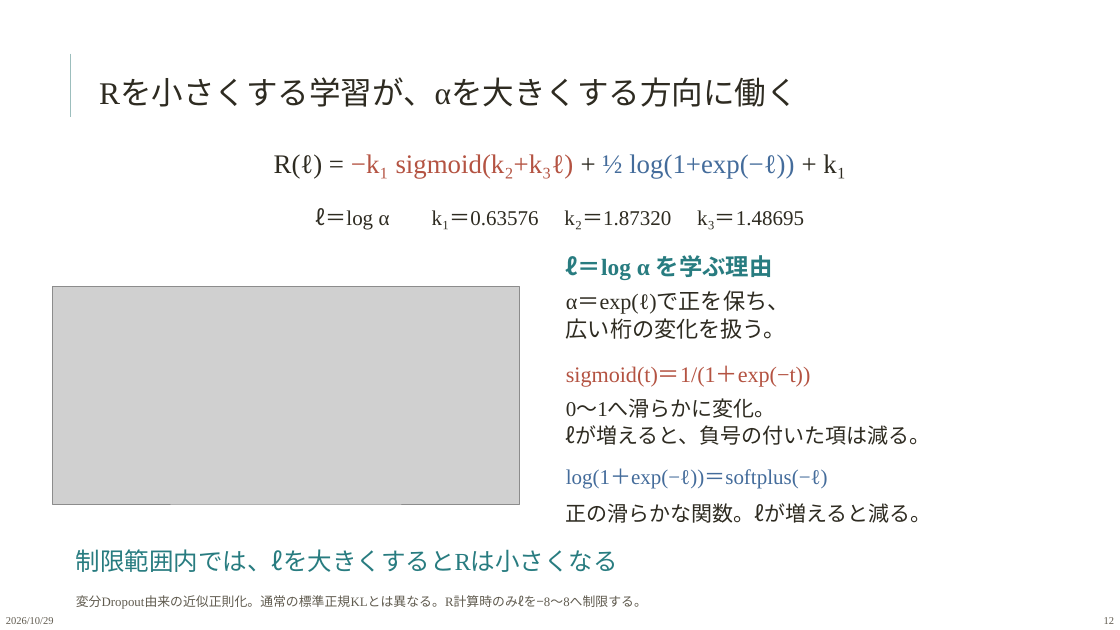
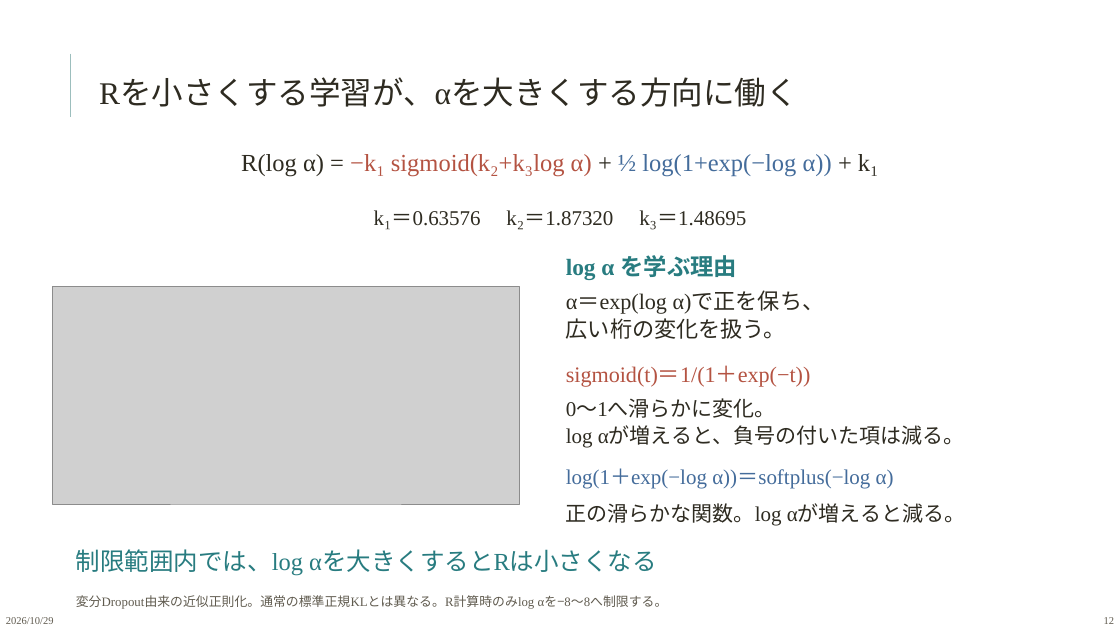
Before and after one commit to tokiyaokoshi/image-anomaly-detection, a slide deck: slide 12 of reports/sparse_vae_theory/Sparse_VAE_理論説明.pptx. Drawn at 1120x630 pixels with LibreOffice and Linux fonts; fonts in the diff are those of the drawing; grey boxes stand for pictures. Boxes give left, top, right and bottom in pixels: in the first picture for what was removed or moved away, otherwise in the second. Text is boxed around its words. In the diff, an @@ line names an element or a change of style, - is before the commit and + after.

Commit message:
docs: Sparse正則化の説明をlog α表記に統一

```diff
--- a/reports/sparse_vae_theory/Sparse_VAE_理論説明.pptx
+++ b/reports/sparse_vae_theory/Sparse_VAE_理論説明.pptx
@@ text at <box>241,154,879,177</box>: text changed; size 23 to 21 pt @@
-R(ℓ) = −k₁ sigmoid(k₂+k₃ℓ) + ½ log(1+exp(−ℓ)) + k₁
+R(log α) = −k₁ sigmoid(k₂+k₃log α) + ½ log(1+exp(−log α)) + k₁
@@ text at <box>374,210,746,230</box>: text changed @@
-ℓ＝log α k₁＝0.63576 k₂＝1.87320 k₃＝1.48695
+k₁＝0.63576 k₂＝1.87320 k₃＝1.48695
@@ text at <box>566,255,737,280</box>: text changed @@
-ℓ＝log α を学ぶ理由
+log α を学ぶ理由
@@ text at <box>566,291,825,339</box>: text changed @@
-α＝exp(ℓ)で正を保ち、
-広い桁の変化を扱う。
+α＝exp(log α)で正を保ち、
+広い桁の変化を扱う。
@@ text at <box>566,400,965,448</box>: text changed @@
-0〜1へ滑らかに変化。
-ℓが増えると、負号の付いた項は減る。
+0〜1へ滑らかに変化。
+log αが増えると、負号の付いた項は減る。
@@ text at <box>566,468,894,489</box>: text changed @@
-log(1＋exp(−ℓ))＝softplus(−ℓ)
+log(1＋exp(−log α))＝softplus(−log α)
@@ text at <box>566,503,965,526</box>: text changed @@
-正の滑らかな関数。ℓが増えると減る。
+正の滑らかな関数。log αが増えると減る。
@@ text at <box>76,549,657,576</box>: text changed @@
-制限範囲内では、ℓを大きくするとRは小さくなる
+制限範囲内では、log αを大きくするとRは小さくなる
@@ text at <box>76,595,668,609</box>: text changed @@
-変分Dropout由来の近似正則化。通常の標準正規KLとは異なる。R計算時のみℓを−8〜8へ制限する。
+変分Dropout由来の近似正則化。通常の標準正規KLとは異なる。R計算時のみlog αを−8〜8へ制限する。
```
Also in this commit, not shown: 8 other files.
